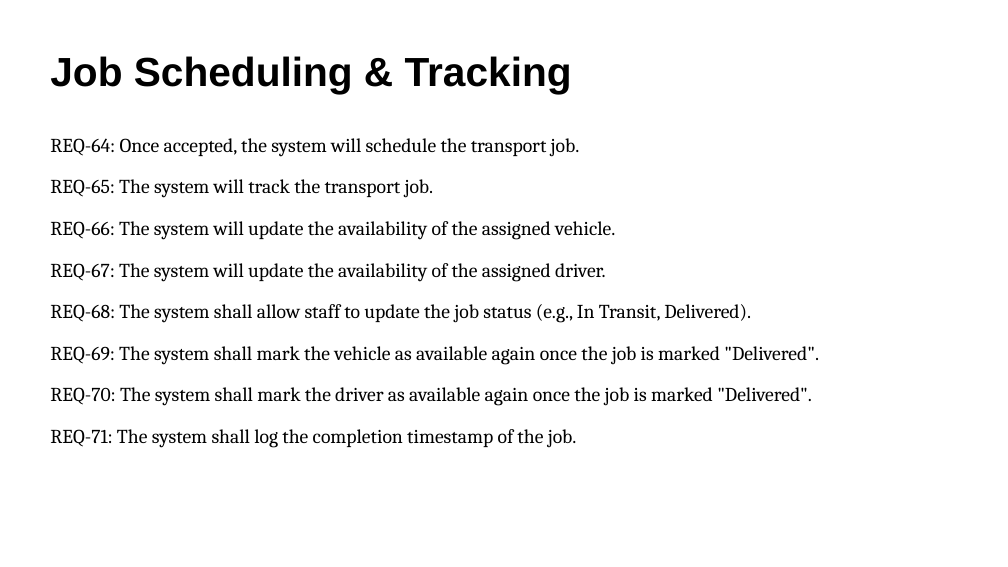
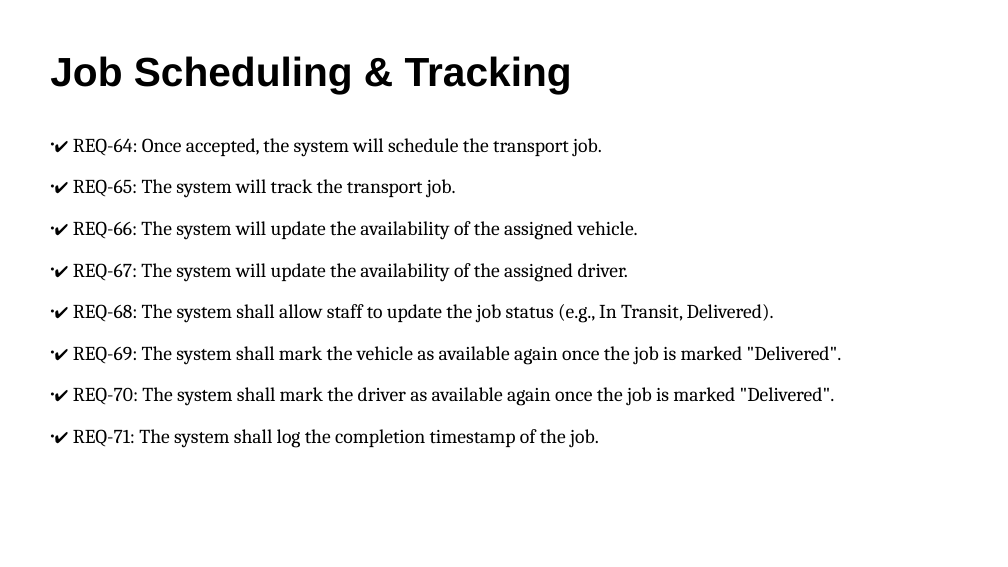
Before and after one commit to AlexandruCristianGeorgeSerban/Project-II-Transport-Company, a slide deck: slide 10 of Software Development/Functionalities.pptx. Drawn at 1008x567 pixels with LibreOffice and Linux fonts; fonts in the diff are those of the drawing. Boxes give left, top, right and bottom in pixels: in the first picture for what was removed or moved away, otherwise in the second. Text is boxed around its words. In the diff, an @@ line names an element or a change of style, - is before the commit and + after.

```diff
--- a/Software Development/Functionalities.pptx
+++ b/Software Development/Functionalities.pptx
@@ text at (73,138,842,448): text changed @@
-REQ-64: Once accepted, the system will schedule the transport job.
-REQ-65: The system will track the transport job.
-REQ-66: The system will update the availability of the assigned vehicle.
-REQ-67: The system will update the availability of the assigned driver.
-REQ-68: The system shall allow staff to update the job status (e.g., In Transit, Delivered).
-REQ-69: The system shall mark the vehicle as available again once the job is marked "Delivered".
-REQ-70: The system shall mark the driver as available again once the job is marked "Delivered".
-REQ-71: The system shall log the completion timestamp of the job.
+● ✔ REQ-64: Once accepted, the system will schedule the transport job.
+● ✔ REQ-65: The system will track the transport job.
+● ✔ REQ-66: The system will update the availability of the assigned vehicle.
+● ✔ REQ-67: The system will update the availability of the assigned driver.
+● ✔ REQ-68: The system shall allow staff to update the job status (e.g., In Transit, Delivered).
+● ✔ REQ-69: The system shall mark the vehicle as available again once the job is marked "Delivered".
+● ✔ REQ-70: The system shall mark the driver as available again once the job is marked "Delivered".
+● ✔ REQ-71: The system shall log the completion timestamp of the job.
```
Also in this commit, not shown: 10 other slides changed, 2 slides added, 1 slide removed.
